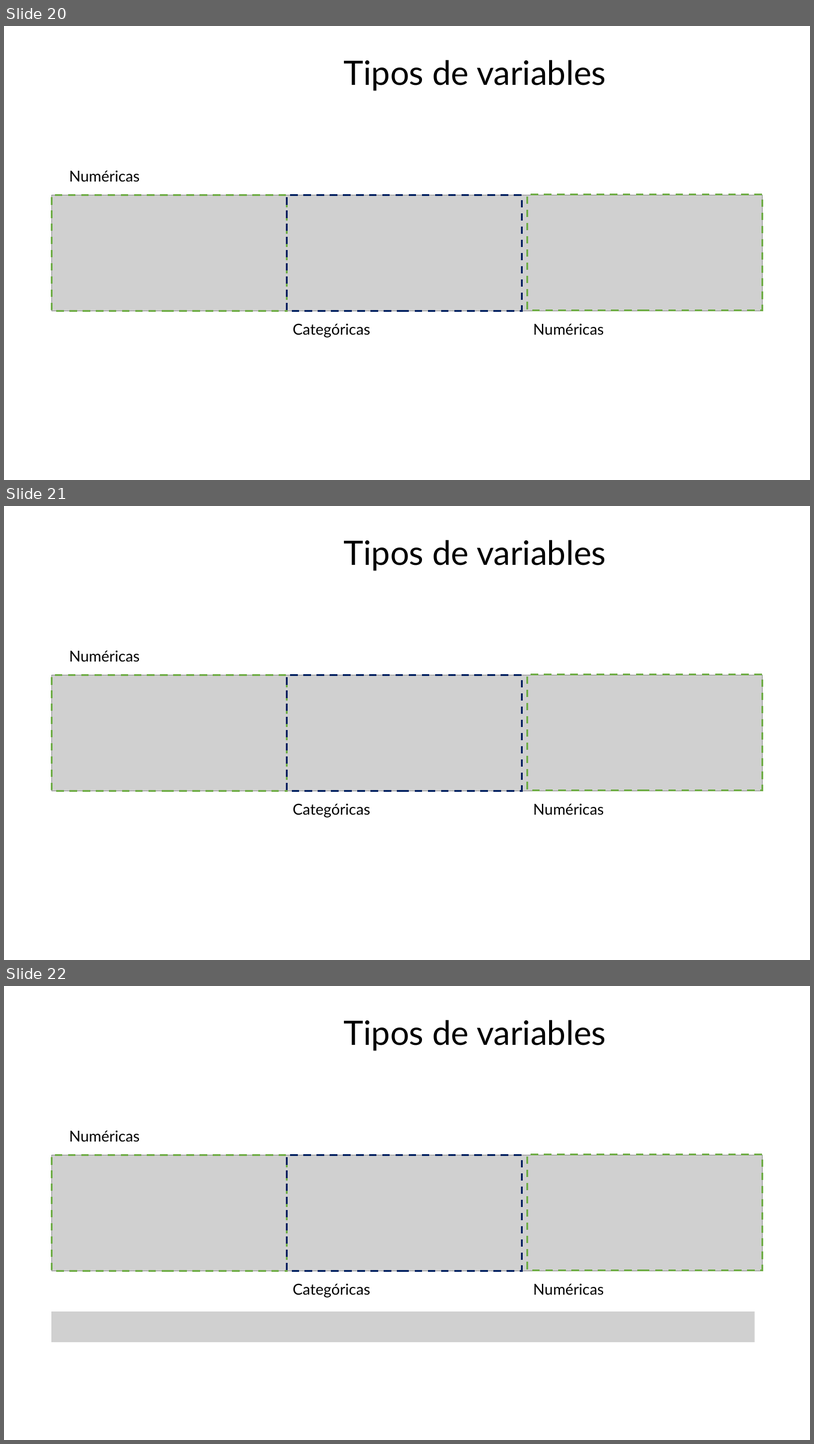
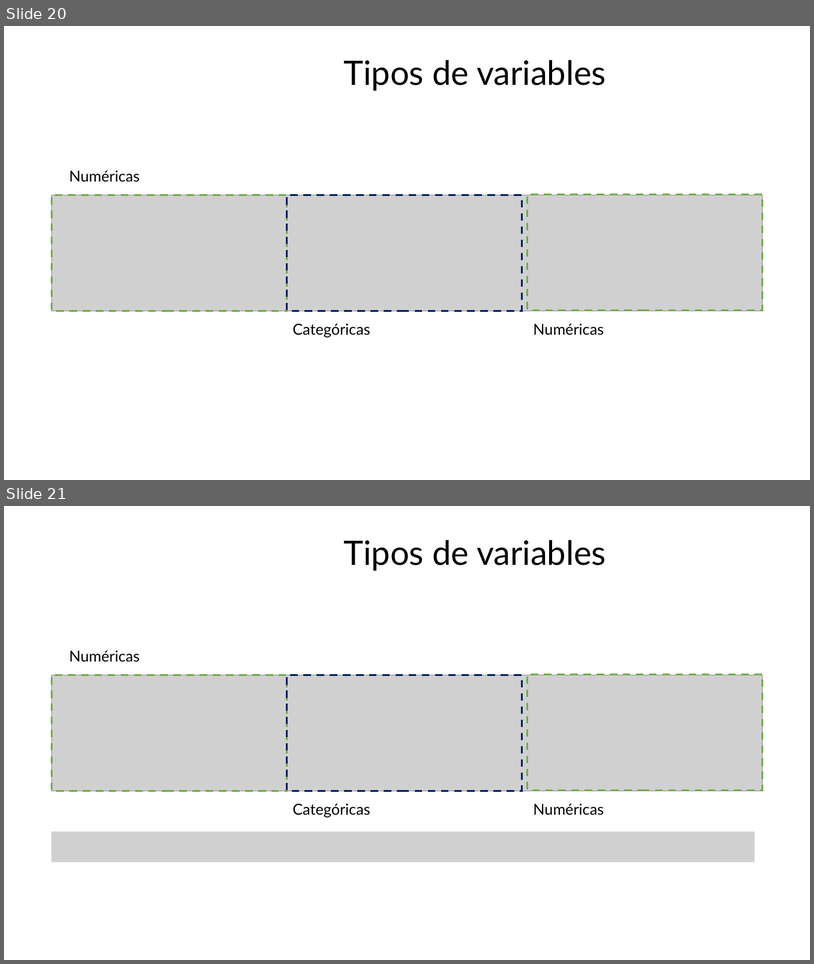
Before and after one commit to psebastiane/Intro_Python, a slide deck: Machine Learning para Business Intelligence/Clase 2/Bases de datos.pptx. Shown one above the other, each under a label of ours: slides 20, 21 and 22 before the commit, slides 20 and 21 after it. The pictures are 814x1444 and 814x964 pixels, drawn with LibreOffice and Linux fonts; fonts in the diff are those of the drawing; grey boxes stand for pictures; background and template pictures are left out. Boxes give left, top, right and bottom in pixels: in the first picture for what was removed or moved away, otherwise in the second. Text is boxed around its words. In the diff, an @@ line names an element or a change of style, - is before the commit and + after.

```diff
--- a/Machine Learning para Business Intelligence/Clase 2/Bases de datos.pptx
+++ b/Machine Learning para Business Intelligence/Clase 2/Bases de datos.pptx
@@ slide 21 removed at [4, 506, 810, 960], background picture (left out) @@
@@ text removed at [344, 540, 606, 571] @@
-Tipos de variables
@@ text removed at [69, 650, 140, 662] @@
-Numéricas
@@ picture removed at [51, 675, 762, 791] @@
@@ rectangle removed at [51, 675, 287, 791] @@
@@ rectangle removed at [287, 675, 522, 791] @@
@@ rectangle removed at [528, 674, 763, 790] @@
@@ text removed at [293, 803, 370, 817] @@
-Categóricas
@@ text removed at [533, 803, 604, 815] @@
-Numéricas
@@ what was slide 22 is now slide 21 @@
```
Also in this commit, not shown: 1 slide changed, 1 other file.
